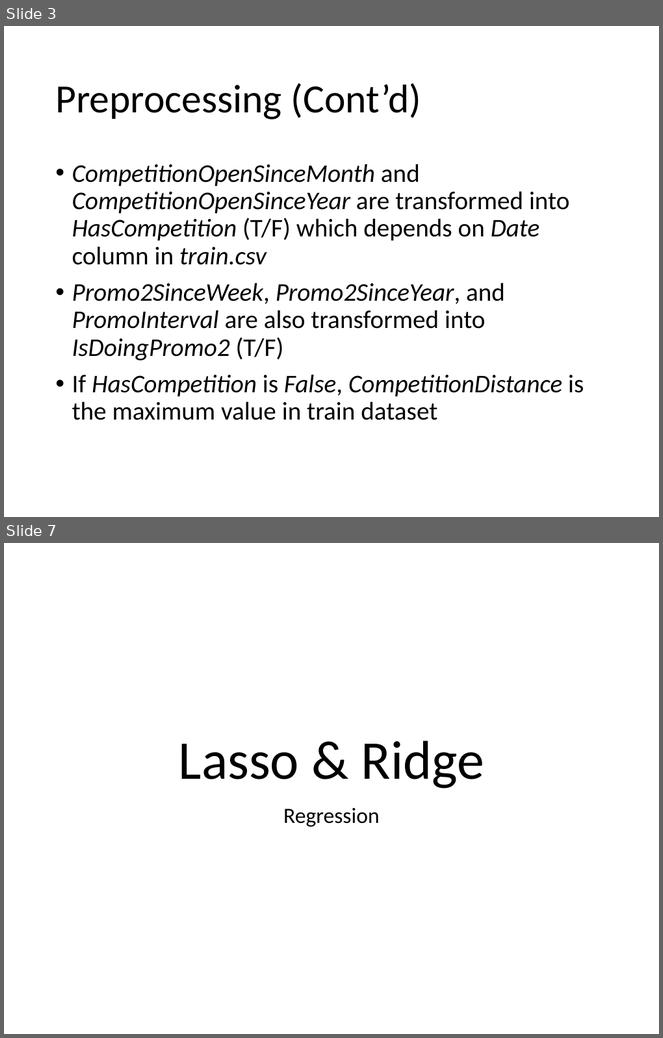
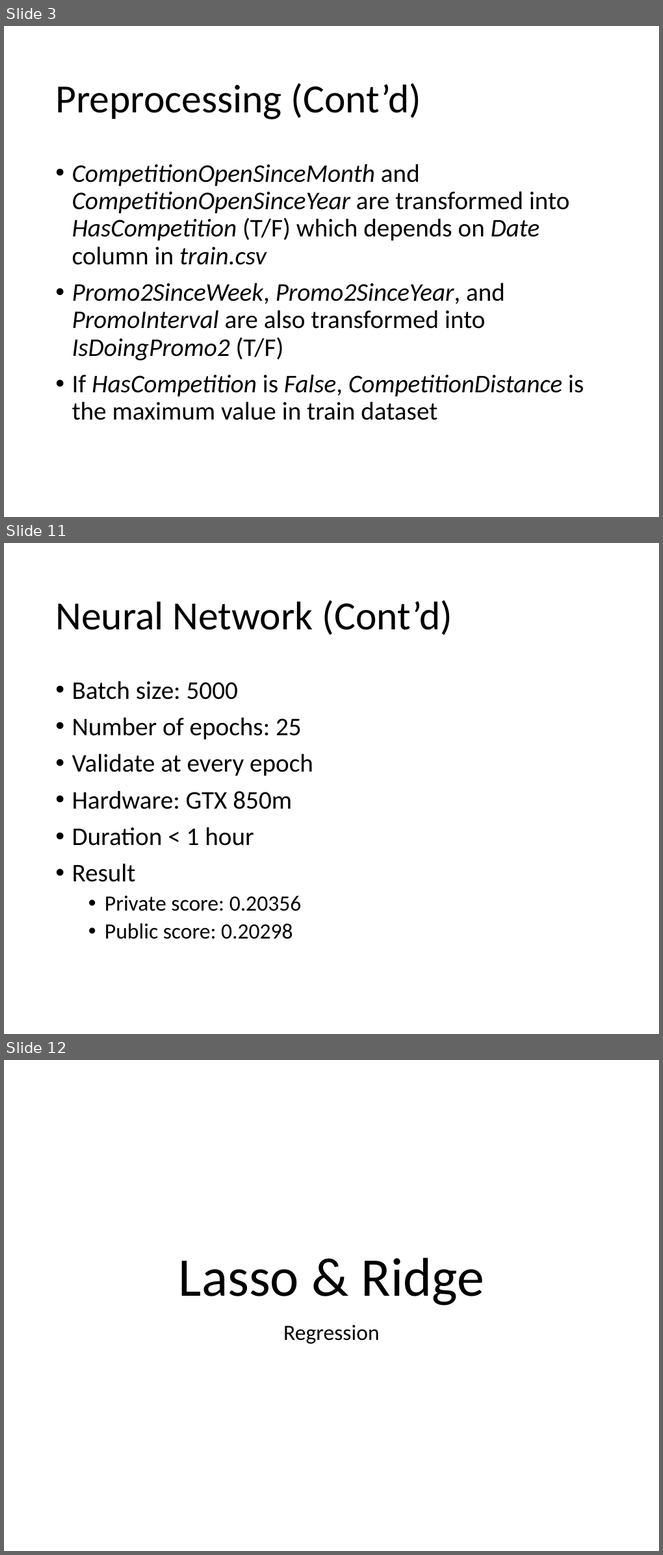
Before and after one commit to Stefan0010/CZ4041, a slide deck: slides/main.pptx. Shown one above the other, each under a label of ours: slides 3 and 7 before the commit, slides 3, 11 and 12 after it; the slides between them are not shown. The pictures are 663x1038 and 663x1555 pixels, drawn with LibreOffice and Linux fonts; fonts in the diff are those of the drawing. Boxes give left, top, right and bottom in pixels: in the first picture for what was removed or moved away, otherwise in the second. Text is boxed around its words. In the diff, an @@ line names an element or a change of style, - is before the commit and + after.

```diff
--- a/slides/main.pptx
+++ b/slides/main.pptx
@@ slide 11 added at (4,543,659,1034), background #FFFFFF @@
@@ title added at (55,600,453,635), 44 pt, text #000000 @@
+Neural Network (Cont’d)
@@ text added at (72,681,313,939), 28 pt, text #000000 @@
+• Batch size: 5000
+• Number of epochs: 25
+• Validate at every epoch
+• Hardware: GTX 850m
+• Duration < 1 hour
+• Result
+  • Private score: 0.20356
+  • Public score: 0.20298
@@ what was slide 7 is now slide 12 @@
```
Also in this commit, not shown: 2 slides changed, 11 other slides added, 1 slide removed.
